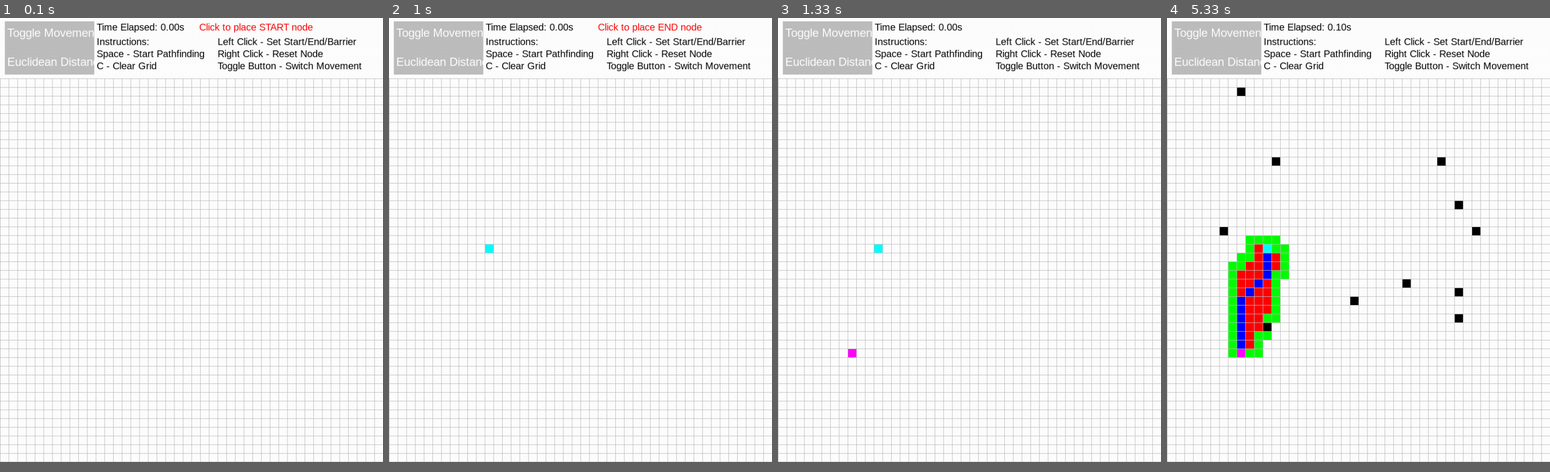
Above: before the commit, frames 1-4 (left to right).
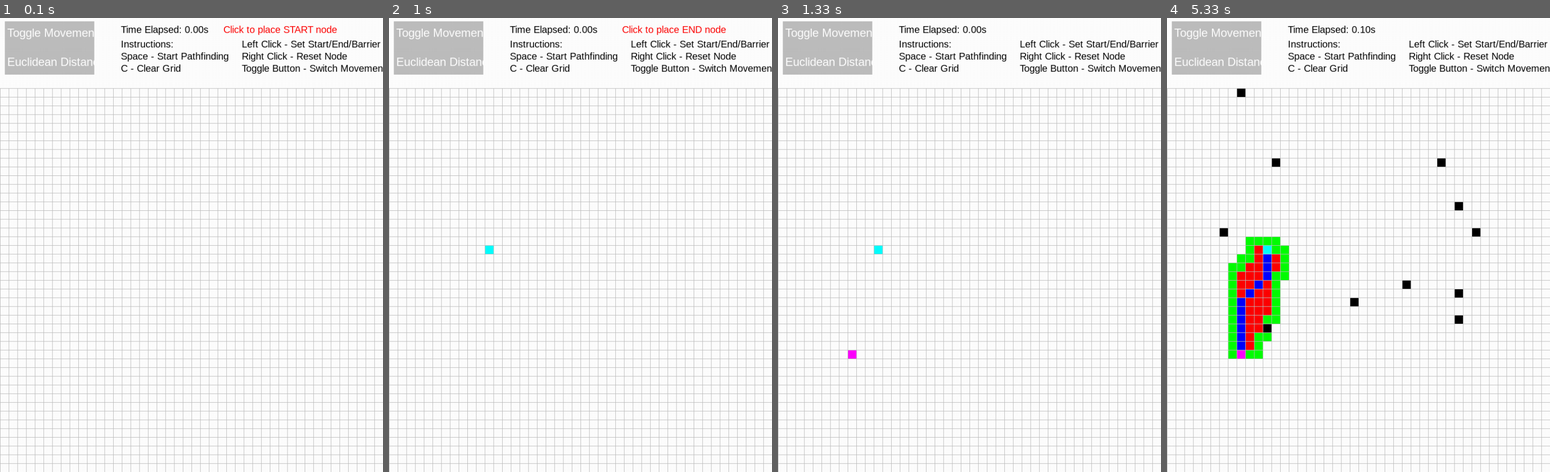
Above: after the commit, the same moments.

Repository: nnilf/A-star-search-algorithm
Game: pygame game, started from main.py
Same seed, same stepped clock (60 frames per second), same inputs: the game is played once before the commit and once after it.
Inputs (mouse positions are in pixels of both pictures, inside the frame that each line leads up to):
- Up to frame 1 (0.1 s): no input
- Up to frame 2 (1 s): tap C at 0.33 s; click (488, 249) at 0.72 s
- Up to frame 3 (1.33 s): click (850, 349) at 1.05 s
- Up to frame 4 (5.33 s): click (1404, 285) at 1.38 s; click (1220, 231) at 1.72 s; click (1358, 299) at 2.05 s; click (1458, 317) at 2.38 s; click (1458, 204) at 2.72 s; click (1477, 231) at 3.05 s; click (1438, 163) at 3.38 s; click (1243, 90) at 3.72 s; click (1266, 322) at 4.05 s; click (1274, 163) at 4.38 s; click (1461, 294) at 4.72 s; tap Space at 5 s
The window is 758x880 before the commit and 758x900 after it. Grey fills any space a smaller window leaves; there, only what the larger window draws over its background counts as a difference.

The runs differ from the first frame. In frame 1, 14% of the frame differs, in the area x 0-100%, y 1-100%; in frame 2, 14%; in frame 3, 14%; in frame 4, 14%.

Commit message:
Formatting and visual changes

Diff:
--- a/constants.py
+++ b/constants.py
@@ -19,7 +19,7 @@
 
 @dataclass
 class Display:
-    WINDOW_HEIGHT = 920
+    WINDOW_HEIGHT = 940
     GRID_WIDTH = 792
     DIFFERENCE = WINDOW_HEIGHT - GRID_WIDTH
 
--- a/main.py
+++ b/main.py
@@ -87,6 +87,7 @@
                 if event.key == pygame.K_c:
                     start = end = None
                     grid = create_grid(Algorithm.DEFAULT_GRID_SIZE, Display.GRID_WIDTH, Display.DIFFERENCE)
+                    final_time = 0.0
 
                 elif event.key == pygame.K_SPACE and start and end:
 
--- a/visualiser.py
+++ b/visualiser.py
@@ -66,7 +66,7 @@
 
     # Position in top right (adjust coordinates as needed)
     text_surface = font.render(instruction_text, True, Colors.RED)
-    text_rect = text_surface.get_rect(topright=(width -145, 10))
+    text_rect = text_surface.get_rect(topright=(width -95, 15))
     win.blit(text_surface, text_rect)
 
     # Draw instructions on the screen
@@ -81,13 +81,13 @@
     for i, line in enumerate(instructions):
         if i >= 3:
             instruction_text = font.render(line, True, Colors.BLACK)
-            win.blit(instruction_text, (450, 40 + (i-3) * 25))
+            win.blit(instruction_text, (500, 45 + (i-3) * 25))
         else:
             instruction_text = font.render(line, True, Colors.BLACK)
-            win.blit(instruction_text, (200, 40 + i * 25))
+            win.blit(instruction_text, (250, 45 + i * 25))
 
     timer_text = font.render(f"Time Elapsed: {elapsed_time:.2f}s", True, Colors.BLACK)
-    win.blit(timer_text, (200, 10))
+    win.blit(timer_text, (250, 15))
 
     pygame.display.flip()
 
